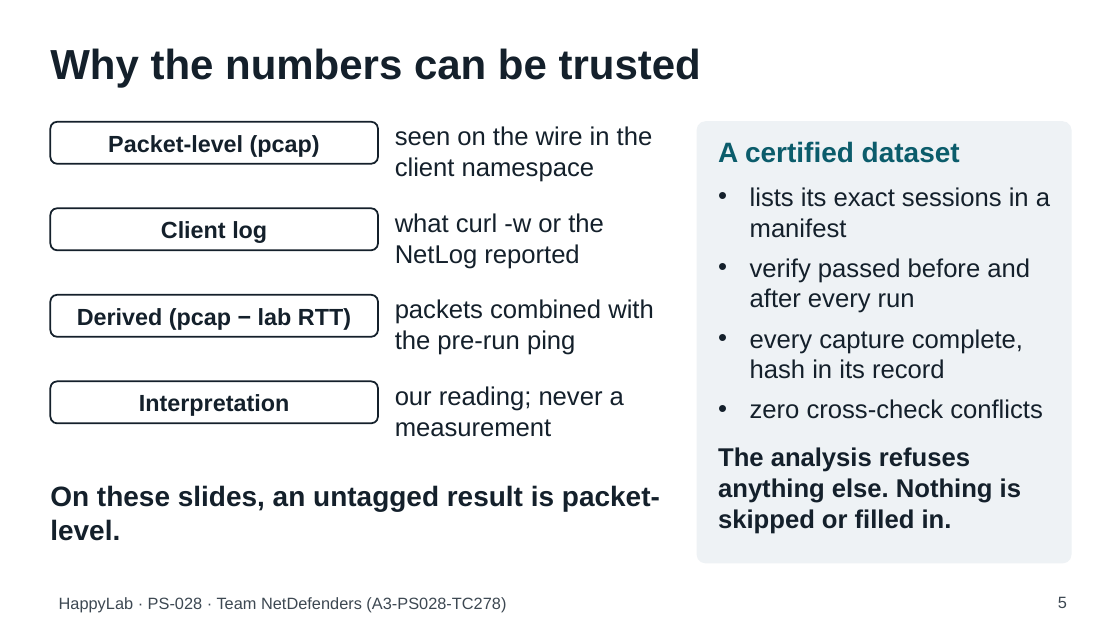
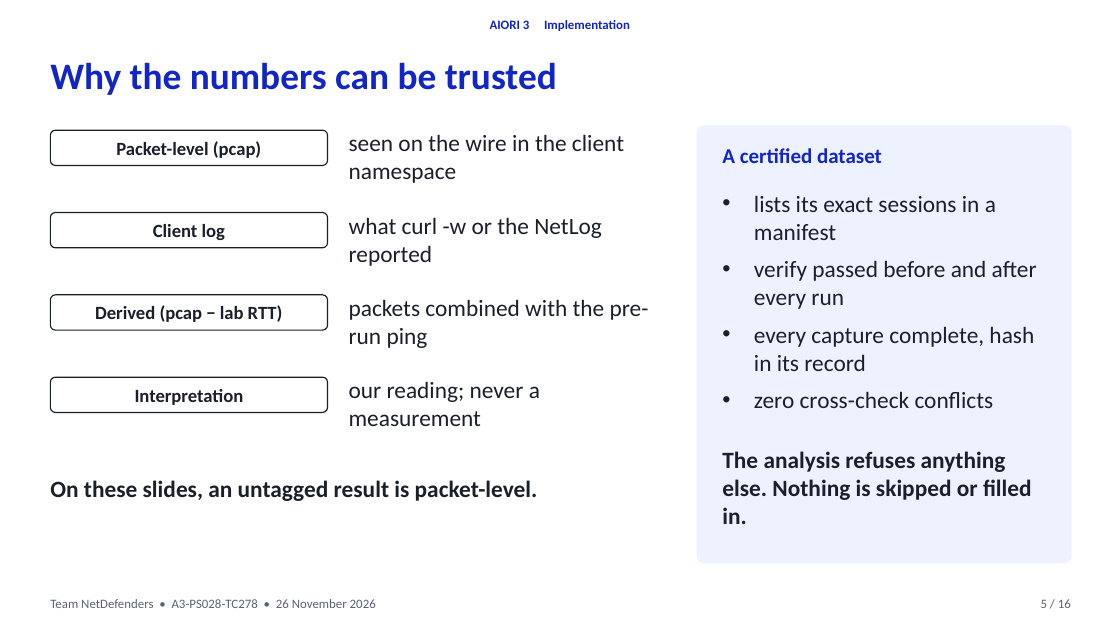
Before and after one commit to aiori-hackathon/A3-PS028-TC278, a slide deck: slide 5 of deck/HappyLab_PS028_TC278.pptx. Drawn at 1120x630 pixels with LibreOffice and Linux fonts; fonts in the diff are those of the drawing. Boxes give left, top, right and bottom in pixels: in the first picture for what was removed or moved away, otherwise in the second. Text is boxed around its words. In the diff, an @@ line names an element or a change of style, - is before the commit and + after.

```diff
--- a/deck/HappyLab_PS028_TC278.pptx
+++ b/deck/HappyLab_PS028_TC278.pptx
@@ text added at box(490, 20, 630, 31), 11 pt, text #1226C8, bold @@
+AIORI 3 Implementation
@@ text "Why the numbers can be ...": place and size @@
-text "Why the numbers can be ..." at box(50, 48, 701, 88)
+text "Why the numbers can be ..." at box(50, 62, 557, 95)
@@ text "Why the numbers can be ..." at box(50, 62, 557, 95): size 36 to 32 pt, font Arial to Calibri, text colour #14202B to #1226C8 @@
@@ rounded rectangle "Packet-level (pcap)": place and size @@
-rounded rectangle "Packet-level (pcap)" at box(50, 122, 378, 164)
+rounded rectangle "Packet-level (pcap)" at box(50, 130, 328, 166)
@@ text "seen on the wire in ...": place and size @@
-text "seen on the wire in ..." at box(395, 126, 653, 182)
+text "seen on the wire in ..." at box(349, 134, 624, 183)
@@ rounded rectangle: place and size @@
-rounded rectangle at box(697, 122, 1071, 563)
+rounded rectangle at box(697, 126, 1071, 563)
@@ rounded rectangle at box(697, 126, 1071, 563): fill #EEF2F5 to #EEF1FF; outline #EEF2F5 1 pt to #EEF1FF 1 pt; proportions changed @@
@@ text "A certified dataset": place and size @@
-text "A certified dataset" at box(718, 141, 960, 163)
+text "A certified dataset" at box(722, 148, 882, 163)
@@ text "A certified dataset" at box(722, 148, 882, 163): size 24 to 18 pt, font Arial to Calibri, text colour #0B5C6B to #1226C8 @@
@@ text "lists its exact sessions in ...": place and size @@
-text "lists its exact sessions in ..." at box(750, 187, 1050, 419)
+text "lists its exact sessions in ..." at box(754, 195, 1037, 408)
@@ rounded rectangle "Client log": place and size @@
-rounded rectangle "Client log" at box(50, 208, 378, 250)
+rounded rectangle "Client log" at box(50, 213, 328, 248)
@@ text "what curl -w or the ...": place and size @@
-text "what curl -w or the ..." at box(395, 213, 604, 269)
+text "what curl -w or the ..." at box(349, 217, 601, 266)
@@ rounded rectangle "Derived (pcap − lab RTT)": place and size @@
-rounded rectangle "Derived (pcap − lab RTT)" at box(50, 295, 378, 337)
+rounded rectangle "Derived (pcap − lab RTT)" at box(50, 295, 328, 330)
@@ text "packets combined with the pre-run ...": place and size @@
-text "packets combined with the pre-run ..." at box(395, 299, 654, 355)
+text "packets combined with the pre-run ..." at box(349, 299, 649, 348)
@@ size 20 to 16 pt, font Arial to Calibri, text colour #14202B to #1B1F2A; outline #14202B 1.5 pt to #1B1F2A 1 pt; proportions changed in 4 elements at box(50, 213, 328, 248), box(50, 295, 328, 330), box(50, 130, 328, 166), box(50, 377, 328, 413) @@
@@ rounded rectangle "Interpretation": place and size @@
-rounded rectangle "Interpretation" at box(50, 381, 378, 423)
+rounded rectangle "Interpretation" at box(50, 377, 328, 413)
@@ size 22 to 20 pt, font Arial to Calibri, text colour #14202B to #1B1F2A in 6 elements at box(722, 451, 1032, 524), box(754, 195, 1037, 408), box(349, 134, 624, 183), box(349, 217, 601, 266), box(349, 299, 649, 348), box(349, 381, 540, 426) @@
@@ text "our reading; never a measurement": place and size @@
-text "our reading; never a measurement" at box(395, 386, 624, 437)
+text "our reading; never a measurement" at box(349, 381, 540, 426)
@@ text "On these slides, an untagged ..." at box(50, 480, 538, 501): size 24 to 20 pt, font Arial to Calibri, text colour #14202B to #1B1F2A @@
@@ text at box(50, 599, 376, 608): text changed; size 14 to 11 pt; font Arial to Calibri; text colour #3D4852 to #5A6275 @@
-HappyLab · PS-028 · Team NetDefenders (A3-PS028-TC278)
+Team NetDefenders • A3-PS028-TC278 • 26 November 2026
@@ text "5 / 16" at box(1041, 599, 1071, 608): vertical alignment top to middle @@
@@ text at box(1041, 599, 1071, 608): text changed; size 14 to 11 pt; font Arial to Calibri; text colour #3D4852 to #5A6275 @@
-5
+5 / 16
```
Also in this commit, not shown: 13 other slides changed, 2 slides added, 14 other files.
